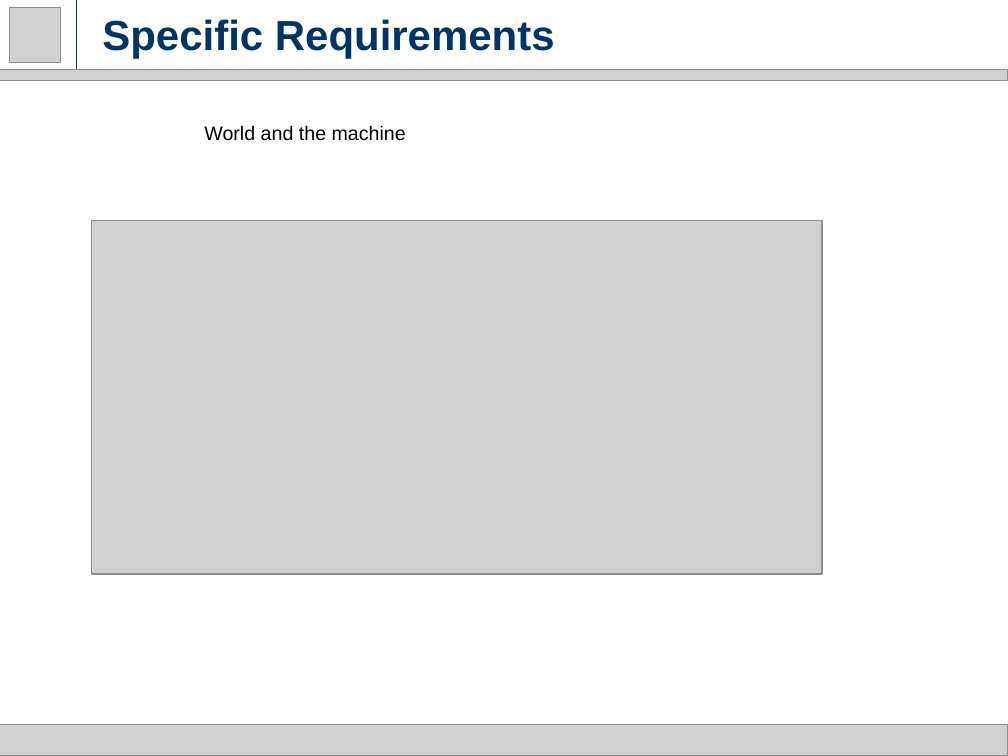
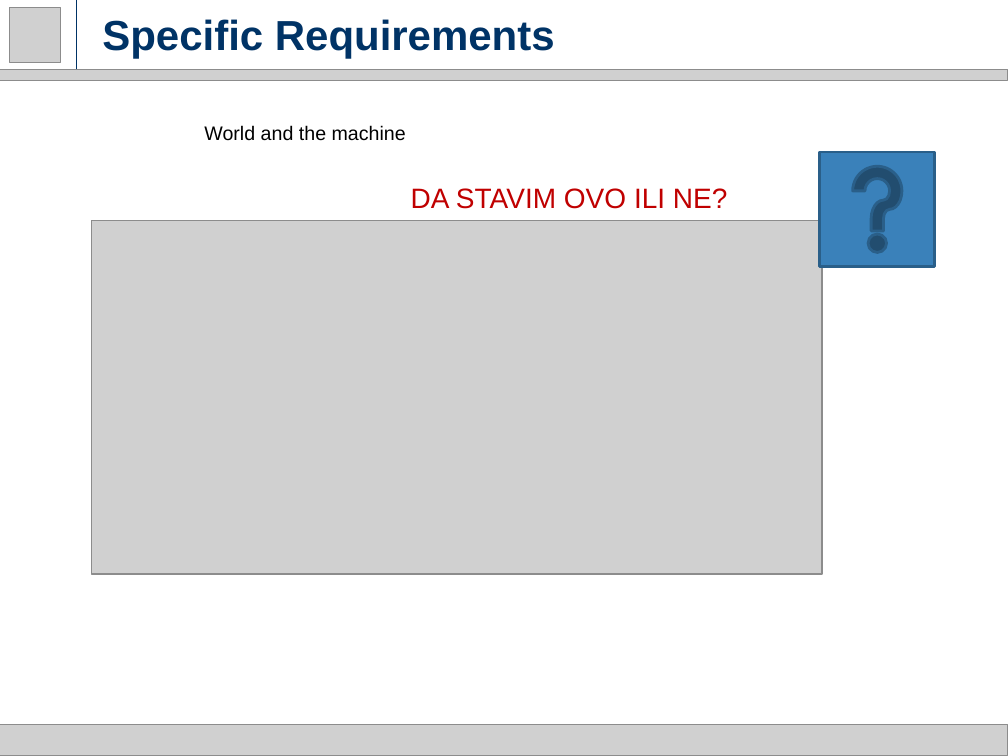
Before and after one commit to milica13629/SW2015, a slide deck: slide 8 of RASD.pptx (slide 7 before the commit). Drawn at 1008x756 pixels with LibreOffice and Linux fonts; fonts in the diff are those of the drawing; grey boxes stand for pictures. Boxes give left, top, right and bottom in pixels: in the first picture for what was removed or moved away, otherwise in the second. Text is boxed around its words. In the diff, an @@ line names an element or a change of style, - is before the commit and + after.

```diff
--- a/RASD.pptx
+++ b/RASD.pptx
@@ action button help added at bbox=[820, 152, 934, 267], fill #3A81BA, outline #2B5F8A 2 pt @@
@@ text added at bbox=[411, 188, 728, 209], 20 pt, text #C00000 @@
+DA STAVIM OVO ILI NE?
```
Also in this commit, not shown: 10 other slides changed, 11 slides added, 1 slide removed.
